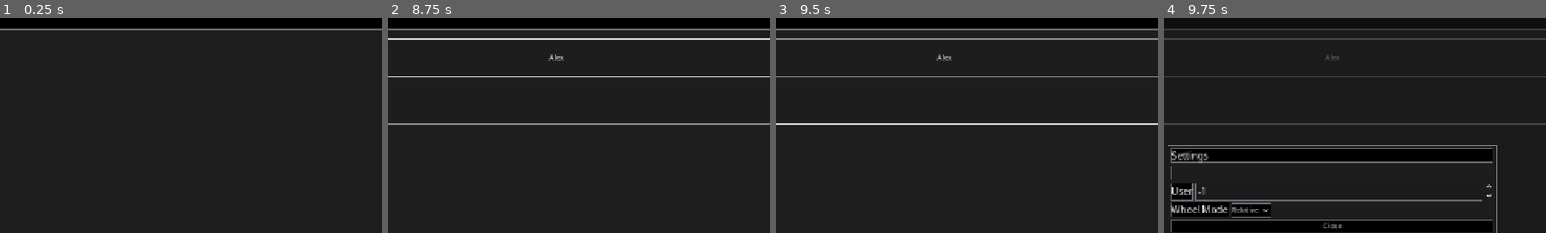
Above: before the commit, frames 1-4 (left to right).
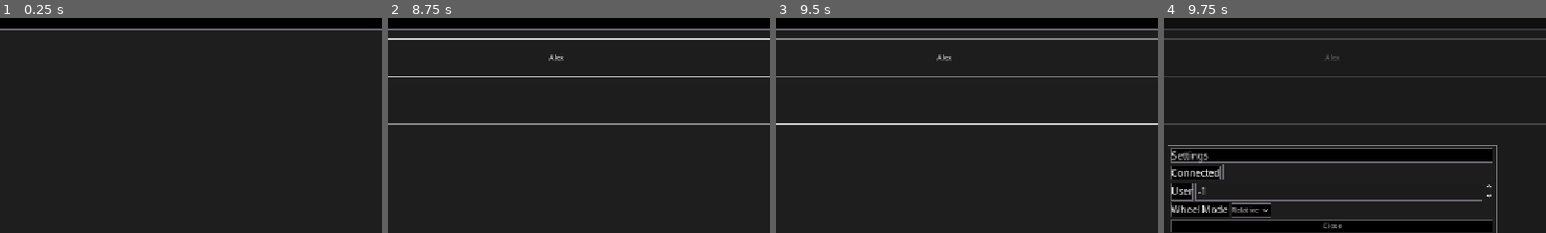
Above: after the commit, the same moments.

Repository: CoffeeCoder1/etc-eos-remote
Game: Godot game, scene res://scenes/main/main.tscn
Same seed, same stepped clock (60 frames per second), same inputs: the game is played once before the commit and once after it.
Inputs (mouse positions are % of the whole screen's width and height, from its top left):
- Up to frame 1 (0.25 s): no input
- Up to frame 2 (8.75 s): click "New Board" at 0.5 s; click (52, 45) at 1.27 s; type "Alex" at 1.35 s; click "New Board" at 2 s; click "Add" at 2.75 s; click "Alex" at 3.5 s; click "Alex" at 4.25 s; click "New Board" at 5 s; click "Add" at 5.75 s; click (50, 30) at 6.52 s; click (50, 30) at 7.27 s; click "Alex" at 8 s
- Up to frame 3 (9.5 s): click (50, 30) at 8.77 s
- Up to frame 4 (9.75 s): click "App Settings" at 9.5 s
The pictures show only the part of the screen within x 28-78%, y 10-60%; the shares and areas given below are measured in that part.

Frames 1-3 are identical in both runs. In frame 4, 0.8% of the frame differs, in the area x 2-16%, y 68-76%.

Commit message:
Update the ping and status labels based on the connection state on ready
Fixes a problem where, because they were being created after the
connection to the server was made, the connected signal never reached
them and they never got shown.

Diff:
--- a/scenes/elements/ping_label/ping_label.gd
+++ b/scenes/elements/ping_label/ping_label.gd
@@ -12,10 +12,13 @@
 
 
 func _ready() -> void:
-	hide()
+	if OSCGlobals.get_client().is_connected:
+		_on_connected()
+	else:
+		_on_disconnected()
 
-	OSCGlobals.get_client().connected.connect(_on_connected)
-	OSCGlobals.get_client().disconnected.connect(_on_disconnected)
+	OSCGlobals.connected.connect(_on_connected)
+	OSCGlobals.disconnected.connect(_on_disconnected)
 	OSCGlobals.get_client().message_recieved.connect(_on_message_recieved)
 
 	timer.timeout.connect(_on_timer_timeout)
--- a/scenes/elements/status_label/status_label.gd
+++ b/scenes/elements/status_label/status_label.gd
@@ -5,8 +5,13 @@
 
 
 func _ready() -> void:
-	OSCGlobals.get_client().connected.connect(_on_connected)
-	OSCGlobals.get_client().disconnected.connect(_on_disconnected)
+	if OSCGlobals.get_client().is_connected:
+		_on_connected()
+	else:
+		_on_disconnected()
+
+	OSCGlobals.connected.connect(_on_connected)
+	OSCGlobals.disconnected.connect(_on_disconnected)
 
 
 func _on_connected() -> void:
